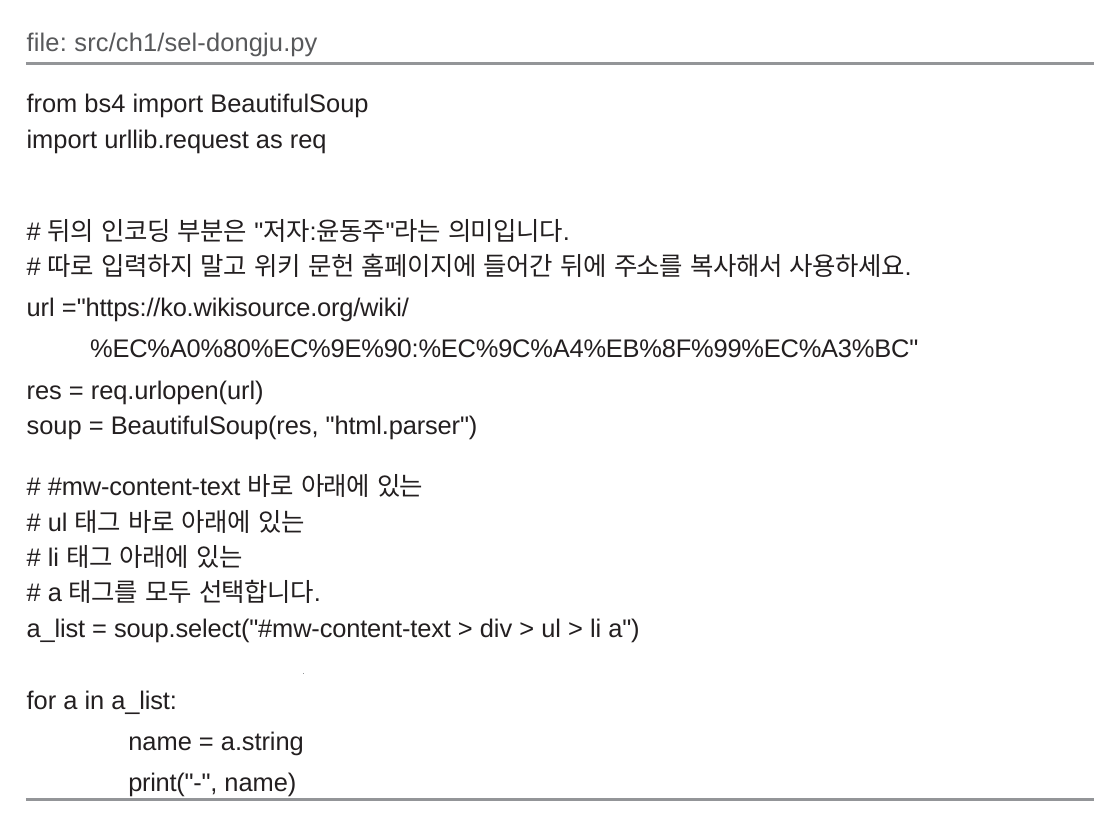
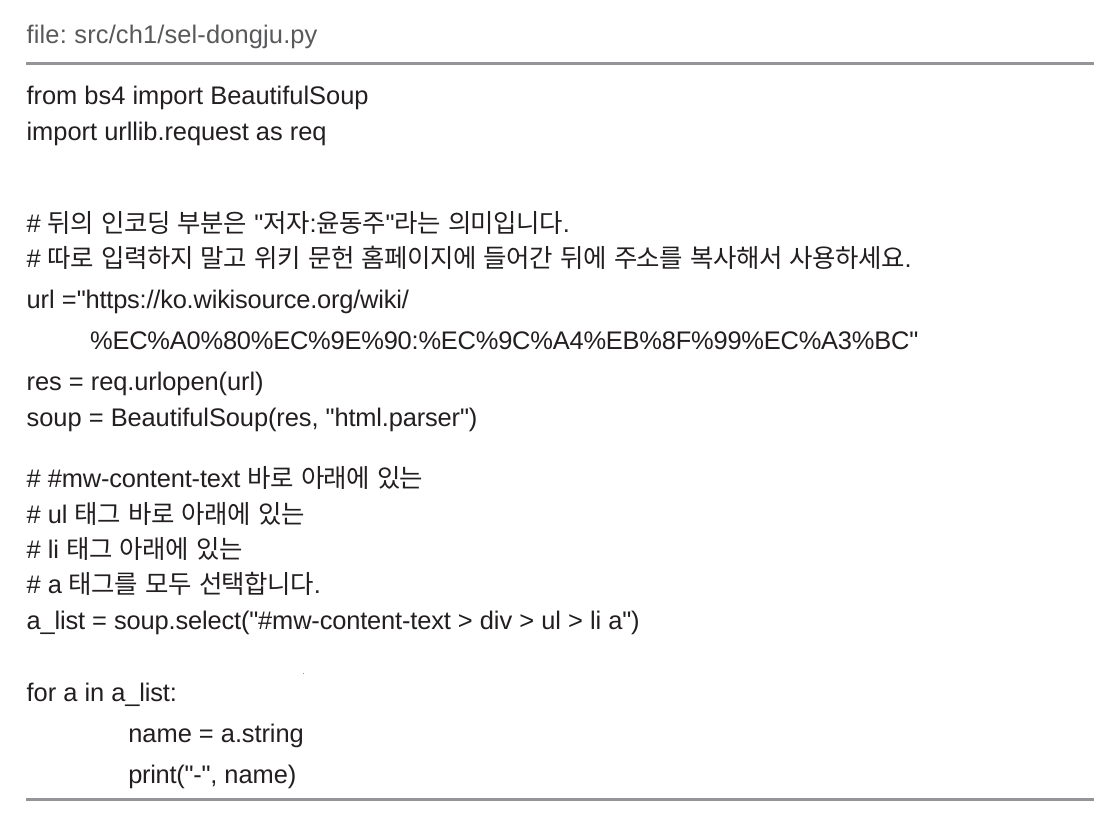
Before and after one commit to xoghk9zla/AI, a slide deck: slide 47 of 1장_크롤링과 스크레이핑.pptx. Drawn at 1120x840 pixels with LibreOffice and Linux fonts; fonts in the diff are those of the drawing. Boxes give left, top, right and bottom in pixels: in the first picture for what was removed or moved away, otherwise in the second. Text is boxed around its words. In the diff, an @@ line names an element or a change of style, - is before the commit and + after.

```diff
--- a/1장_크롤링과 스크레이핑.pptx
+++ b/1장_크롤링과 스크레이핑.pptx
@@ text "file: src/ch1/sel-dongju.py": place and size @@
-text "file: src/ch1/sel-dongju.py" at (27,32,918,797)
+text "file: src/ch1/sel-dongju.py" at (27,24,918,789)
```
Also in this commit, not shown: 54 other files.
